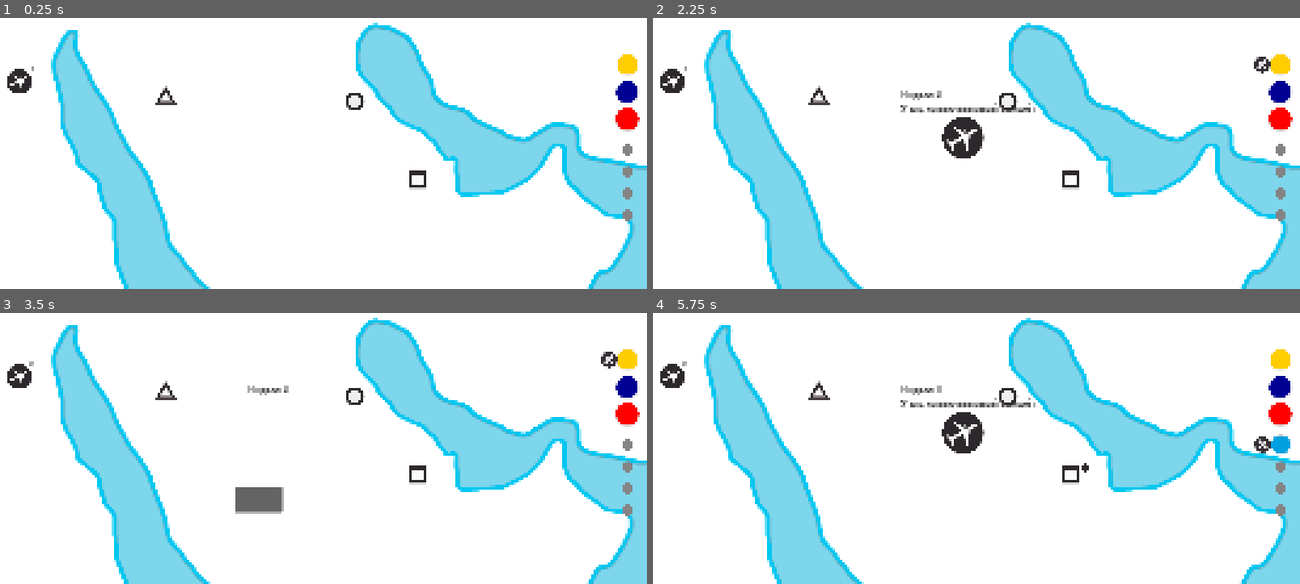
Above: before the commit, frames 1-4 (two rows, left to right).
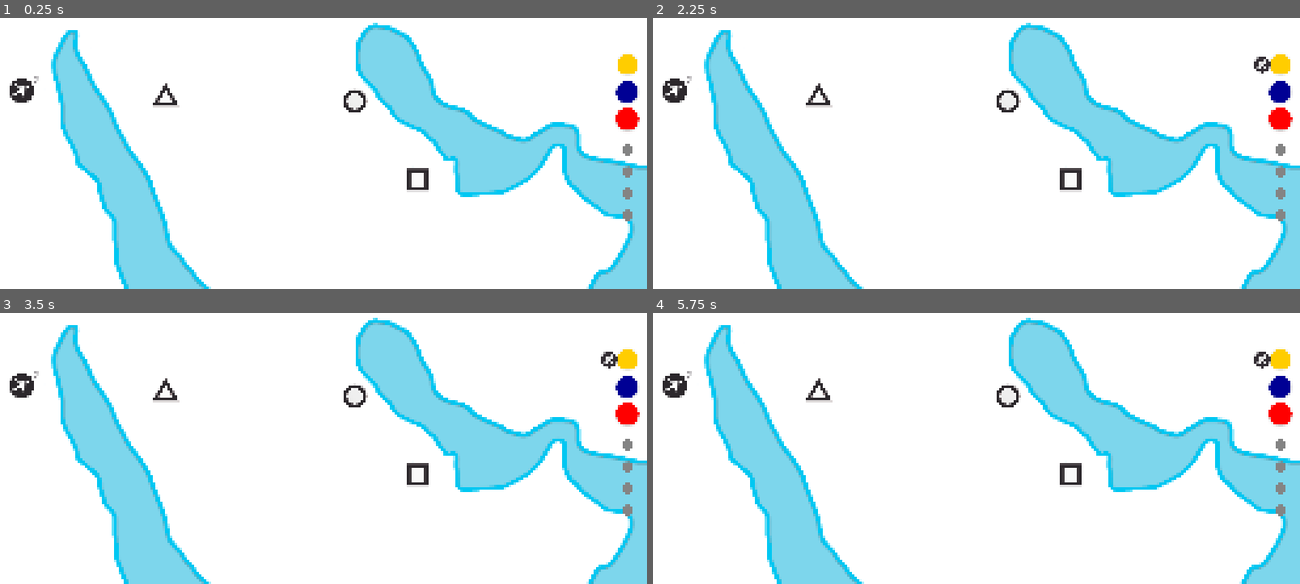
Above: after the commit, the same moments.

Repository: top-it-090304/Holding-Pattern
Game: Godot game, scene res://scene/Main.tscn
Same seed, same stepped clock (60 frames per second), same inputs: the game is played once before the commit and once after it.
Inputs (mouse positions are in pixels of both pictures, inside the frame that each line leads up to):
- Up to frame 1 (0.25 s): no input
- Up to frame 2 (2.25 s): click (1280, 64) at 0.5 s; click (1280, 64) at 1.25 s; click (1280, 91) at 2 s
- Up to frame 3 (3.5 s): click (310, 432) at 2.77 s
- Up to frame 4 (5.75 s): click (911, 499) at 3.52 s; click (1280, 415) at 4.27 s; click (1280, 445) at 5.02 s

The runs differ from the first frame. In frame 1, 0.8% of the frame differs, in the area x 1-67%, y 17-65%; in frame 2, 1.9%; in frame 3, 1.7%; in frame 4, 2.3%, in the area x 1-99%, y 14-65%.
Error after the commit: Attempt to call function 'show' in base 'null instance' on a null instance. (res://scripts/Main.gd:502)

Commit message:
UI:change size points

Diff:
--- a/scene/Main.tscn
+++ b/scene/Main.tscn
@@ -269,9 +269,9 @@
 expand_icon = true
 
 [node name="OrangeButton" type="Button" parent="UI" unique_id=207546806]
-offset_left = 2289.0
+offset_left = 2290.0
 offset_top = 761.1449
-offset_right = 2369.0
+offset_right = 2370.0
 offset_bottom = 852.73914
 theme_override_colors/icon_disabled_color = Color(0.8901961, 0.8901961, 0.8901961, 1)
 theme_override_icons/icon = ExtResource("11_ob58h")
@@ -308,10 +308,10 @@
 
 [node name="Count" type="Label" parent="UI/CountPlanePack" unique_id=328349660]
 layout_mode = 0
-offset_left = -1026.0
-offset_top = -744.0
-offset_right = -986.0
-offset_bottom = -699.0
+offset_left = -1012.0
+offset_top = -701.0
+offset_right = -972.0
+offset_bottom = -656.0
 label_settings = SubResource("LabelSettings_pnqar")
 script = ExtResource("9_pnqar")
 
@@ -332,10 +332,10 @@
 anchor_top = -6.0610003
 anchor_right = -7.6250005
 anchor_bottom = -5.1120005
-offset_left = -56.0
-offset_top = -127.02197
-offset_right = -40.99994
-offset_bottom = -125.02396
+offset_left = -47.0
+offset_top = -93.02197
+offset_right = -31.999939
+offset_bottom = -91.02396
 mouse_filter = 0
 texture = ExtResource("6_eik88")
 expand_mode = 1
@@ -376,6 +376,48 @@
 bbcode_enabled = true
 text = "0"
 
+[node name="BonusPlane" type="CanvasGroup" parent="UI" unique_id=51213119]
+process_mode = 2
+visible = false
+
+[node name="Label" type="Label" parent="UI/BonusPlane" unique_id=1375101979]
+modulate = Color(0, 0, 0, 1)
+offset_left = 869.0
+offset_top = 156.0
+offset_right = 1652.0
+offset_bottom = 297.0
+theme_override_font_sizes/font_size = 50
+text = "Неделя 1
+У вас появился новый самолёт"
+
+[node name="BonusPlane" type="Button" parent="UI/BonusPlane" unique_id=616052821]
+offset_left = 1037.0
+offset_top = 353.0
+offset_right = 1347.0
+offset_bottom = 663.0
+icon = ExtResource("6_eik88")
+flat = true
+expand_icon = true
+
+[node name="BonusLine" type="CanvasGroup" parent="UI" unique_id=285606462]
+process_mode = 2
+visible = false
+
+[node name="Label" type="Label" parent="UI/BonusLine" unique_id=2048112463]
+modulate = Color(0, 0, 0, 1)
+offset_left = 902.0
+offset_top = 254.0
+offset_right = 1153.0
+offset_bottom = 315.0
+theme_override_font_sizes/font_size = 76
+text = "Неделя 1"
+
+[node name="BonusLine" type="Button" parent="UI/BonusLine" unique_id=814182076]
+offset_left = 568.0
+offset_top = 737.0
+offset_right = 843.0
+offset_bottom = 887.0
+
 [node name="AirportSpawn" type="Node2D" parent="." unique_id=2036406742]
 
 [node name="Zone0" type="Node2D" parent="AirportSpawn" unique_id=662884658]
@@ -434,46 +476,6 @@
 [node name="WeekTimer" type="Timer" parent="." unique_id=1788865495]
 wait_time = 2.0
 autostart = true
-
-[node name="BonusPlane" type="CanvasGroup" parent="." unique_id=51213119]
-process_mode = 2
-visible = false
-
-[node name="Label" type="Label" parent="BonusPlane" unique_id=1375101979]
-modulate = Color(0, 0, 0, 1)
-offset_left = 1472.0
-offset_top = 344.0
-offset_right = 1723.0
-offset_bottom = 393.0
-text = "Неделя 1
-У вас появился новый самолёт"
-
-[node name="BonusPlane" type="Button" parent="BonusPlane" unique_id=616052821]
-offset_left = 1544.0
-offset_top = 392.0
-offset_right = 1632.0
-offset_bottom = 480.0
-icon = ExtResource("6_eik88")
-flat = true
-expand_icon = true
-
-[node name="BonusLine" type="CanvasGroup" parent="." unique_id=285606462]
-process_mode = 2
-visible = false
-
-[node name="Label" type="Label" parent="BonusLine" unique_id=2048112463]
-modulate = Color(0, 0, 0, 1)
-offset_left = 1472.0
-offset_top = 344.0
-offset_right = 1723.0
-offset_bottom = 393.0
-text = "Неделя 1"
-
-[node name="BonusLine" type="Button" parent="BonusLine" unique_id=814182076]
-offset_left = 1448.0
-offset_top = 536.0
-offset_right = 1536.0
-offset_bottom = 584.0
 
 [connection signal="timeout" from="Timer" to="." method="_on_spawn_timer_timeout"]
 [connection signal="pressed" from="GameOverUI/MainPack/Restart" to="." method="_on_restart_pressed"]
@@ -486,6 +488,6 @@
 [connection signal="toggled" from="UI/GreenButton" to="." method="_on_gb_toggled"]
 [connection signal="toggled" from="UI/PinkButton" to="." method="_on_pb_toggled"]
 [connection signal="toggled" from="UI/OrangeButton" to="." method="_on_ob_toggled"]
+[connection signal="pressed" from="UI/BonusPlane/BonusPlane" to="." method="_on_bonus_plane_pressed"]
+[connection signal="pressed" from="UI/BonusLine/BonusLine" to="." method="_on_bonus_line_pressed"]
 [connection signal="timeout" from="WeekTimer" to="." method="_on_week_timer_timeout"]
-[connection signal="pressed" from="BonusPlane/BonusPlane" to="." method="_on_bonus_plane_pressed"]
-[connection signal="pressed" from="BonusLine/BonusLine" to="." method="_on_bonus_line_pressed"]
--- a/scripts/Airport.gd
+++ b/scripts/Airport.gd
@@ -51,7 +51,7 @@
 	spawn_animation()
 
 func _process(delta):
-	sprite.scale = Vector2(0.55, 0.55)
+	sprite.scale = Vector2(0.7, 0.7)
 	if is_failed: return
 	if passenger_manager.passengers.size() >= GameData.max_passengers:
 		current_time += delta
@@ -72,7 +72,7 @@
 
 func _draw():
 	if stroke_radius > 3:
-		_draw_stroke(stroke_radius, stroke_color, 30.0)
+		_draw_stroke(stroke_radius, stroke_color, 24.0)
 
 	if pulse_radius and pulse_alpha > 0:
 		var color_with_alpha = pulse_color
@@ -92,7 +92,7 @@
 func spawn_animation():
 	sprite.scale = Vector2.ZERO
 	var tween_pop = create_tween().set_trans(Tween.TRANS_BACK).set_ease(Tween.EASE_OUT)
-	tween_pop.tween_property(sprite, "scale", Vector2(0.55, 0.55), 1.0)
+	tween_pop.tween_property(sprite, "scale", Vector2(0.7, 0.7), 1.0)
 
 	pulse_color = Color(0.502, 0.502, 0.502, 0.522)
 	pulse_alpha = 1.0
--- a/scripts/GameData.gd
+++ b/scripts/GameData.gd
@@ -1,7 +1,7 @@
 extends Node
 
 var start_planes: int = 7
-var max_passengers: int = 7
+var max_passengers: int = 10
 var current_week = 1
 
 var high_score: int = 0
--- a/scripts/Main.gd
+++ b/scripts/Main.gd
@@ -91,7 +91,7 @@
 	add_child(passenger_timer)
 
 	var phase_timer = Timer.new()
-	phase_timer.wait_time = 60.0 ## таймер на новую зону
+	phase_timer.wait_time = 10.0 ## таймер на новую зону
 	phase_timer.autostart = true
 	phase_timer.timeout.connect(_on_phase_timer_timeout)
 	add_child(phase_timer)
--- a/scripts/PassengerManager.gd
+++ b/scripts/PassengerManager.gd
@@ -41,18 +41,18 @@
 			current_scale = new_passenger_scale
 
 		if i == 4:
-			start_pos = Vector2(27, -6)
+			start_pos = Vector2(32, -6)
 			pos = start_pos + Vector2(col * spacing, row * spacing)
 			passenger_color.a = 0.86
 
 		elif i > 4:
-			start_pos = Vector2(11, -11)
+			start_pos = Vector2(15, -11)
 			revers_col = (max_in_row - 1) - col
 			pos = start_pos + Vector2(revers_col * spacing, row * spacing)
 			passenger_color.a = 0.73
 
 		else:
-			start_pos = Vector2(26, -13)
+			start_pos = Vector2(30, -13)
 			pos = start_pos + Vector2(col * spacing, row * spacing)
 
 		if i > 7:
--- a/scripts/Plane_add.gd
+++ b/scripts/Plane_add.gd
@@ -36,7 +36,7 @@
 			ghost_plane.rotation = 0
 
 func _get_closest_route_data(world_pos):
-	var min_dist = 30.0
+	var min_dist = 60.0
 	var closest_data = null
 
 	for route in get_tree().get_nodes_in_group("routes"):
@@ -68,7 +68,7 @@
 	get_parent().add_child(ghost_plane)
 	ghost_plane.top_level = true
 	ghost_plane.z_index = 11
-	ghost_plane.scale = Vector2(2.0, 2.0)
+	ghost_plane.scale = Vector2(3.5, 3.5)
 	ghost_plane.global_position = get_viewport().get_mouse_position()
 
 func _stop_plane_add():
Not shown, changed: export_presets.cfg
Not shown, added: Air Rout 0.2.1.apk
Not shown, added: Air Rout 0.2.1.apk.idsig
Not shown, added: Air Rout 0.2.apk.idsig
